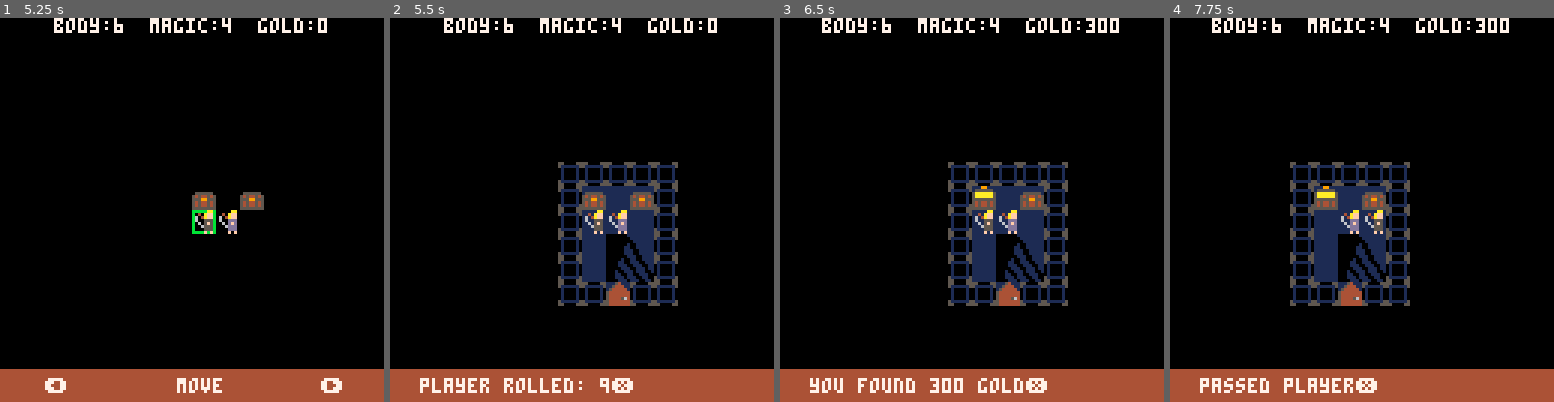
Above: before the commit, frames 1-4 (left to right).
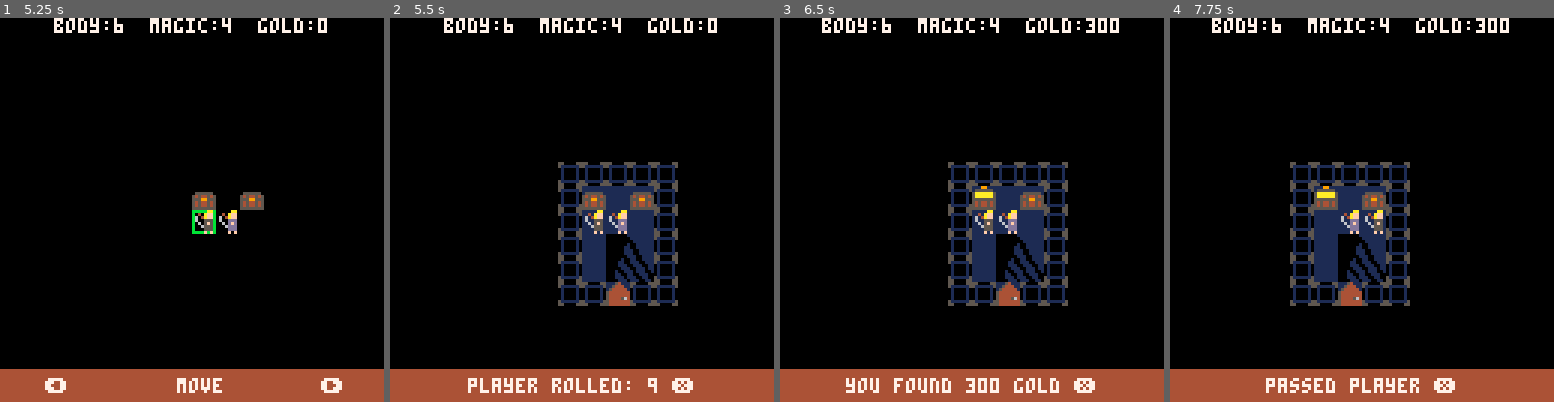
Above: after the commit, the same moments.

Repository: rad-corps/HQuest
Game: PICO-8 cartridge hq.p8
Two runs of this game, one before a commit and one after it. Both use one fixed random seed, a clock stepped at 60 frames per second and the inputs below.
Inputs:
- Up to frame 1 (5.25 s): tap X (X key) at 0.33, 1.07, 1.85, 2.97, 4.08, 5.2 s; tap O (Z key) at 0.7, 1.7, 2.1, 2.5, 2.9, 3.3, 3.7, 4.1, 4.5, 4.9 s; hold Right 1.6-2.1 s; hold Up 2.15-2.42 s; hold Right 2.47-3.03 s; hold Left 3.08-3.58 s; hold Down 3.63-3.97 s; hold Right 4.02-4.68 s; hold Up 4.73-5.03 s; hold Left from 5.08 s (still down)
- Up to frame 2 (5.5 s): keep holding Left; tap O (Z key) at 5.3 s
- Up to frame 3 (6.5 s): release Left at 5.68 s; tap O (Z key) at 5.7, 6.1 s; hold Down 5.73-6.03 s; hold Right from 6.08 s (still down); tap X (X key) at 6.32 s
- Up to frame 4 (7.75 s): tap O (Z key) every 0.4 s from 6.5 to 7.7 s; release Right at 6.58 s; hold Right 6.63-7.13 s; hold Up 7.18-7.45 s; tap X (X key) at 7.43 s; hold Right from 7.5 s (still down)

Frame 1 is identical in both runs. In frame 2, 1.0% of the frame differs, in the area x 7-79%, y 93-98%; in frame 3, 1.1%; in frame 4, 1.2%, in the area x 7-75%, y 93-98%.

Commit message:
centered gui messages

Diff:
--- a/hq.p8
+++ b/hq.p8
@@ -655,7 +655,8 @@
 		local p = actors[actor_index]
 
 		if #gui.messages > 0 then
-			print(gui.messages[1][1] .. "\x97", 10, 120, 7)
+			local msg = gui.messages[1][1] .. " \x97"
+			print(msg, 64 - #msg*2 - 2, 120, 7)
 
 		elseif actor_index < 3 then --draw player gui
 
@@ -845,7 +846,7 @@
 	elseif type == "wizard" then
 		self.armour = armour[1]
 		self.sprite = 2
-		self.max_bp = 1
+		self.max_bp = 4
 		self.mp = 8
 		self.type = 3
 	end
@@ -1558,7 +1559,11 @@
 				end)
 		end
 	else
-		gui.add_message(attacker.name .. " misses")
+		if attack_hits == 0 then
+			gui.add_message(attacker.name .. " misses")
+		else
+			gui.add_message(defender.name .. " dodged attack")
+		end
 	end
 
 end
